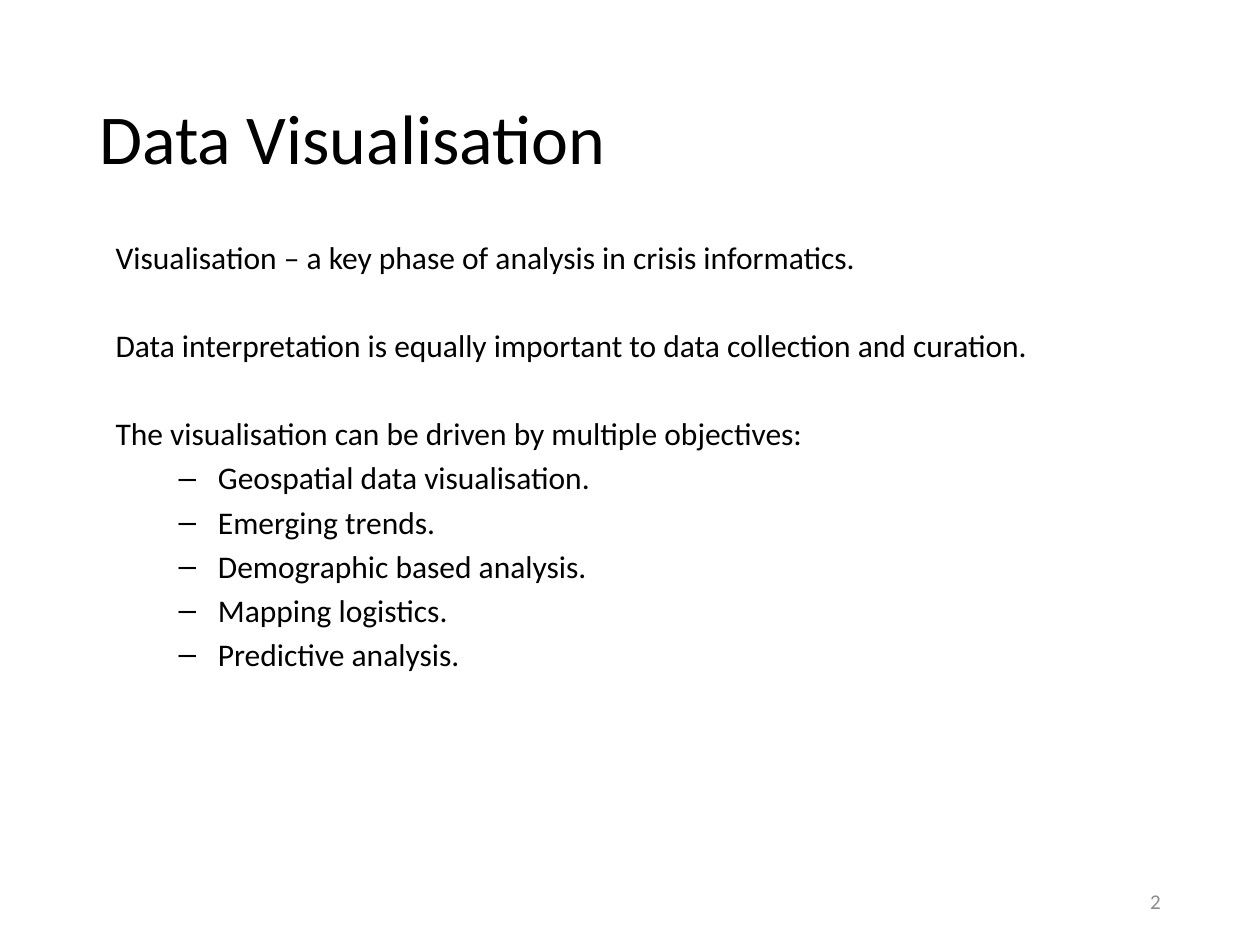
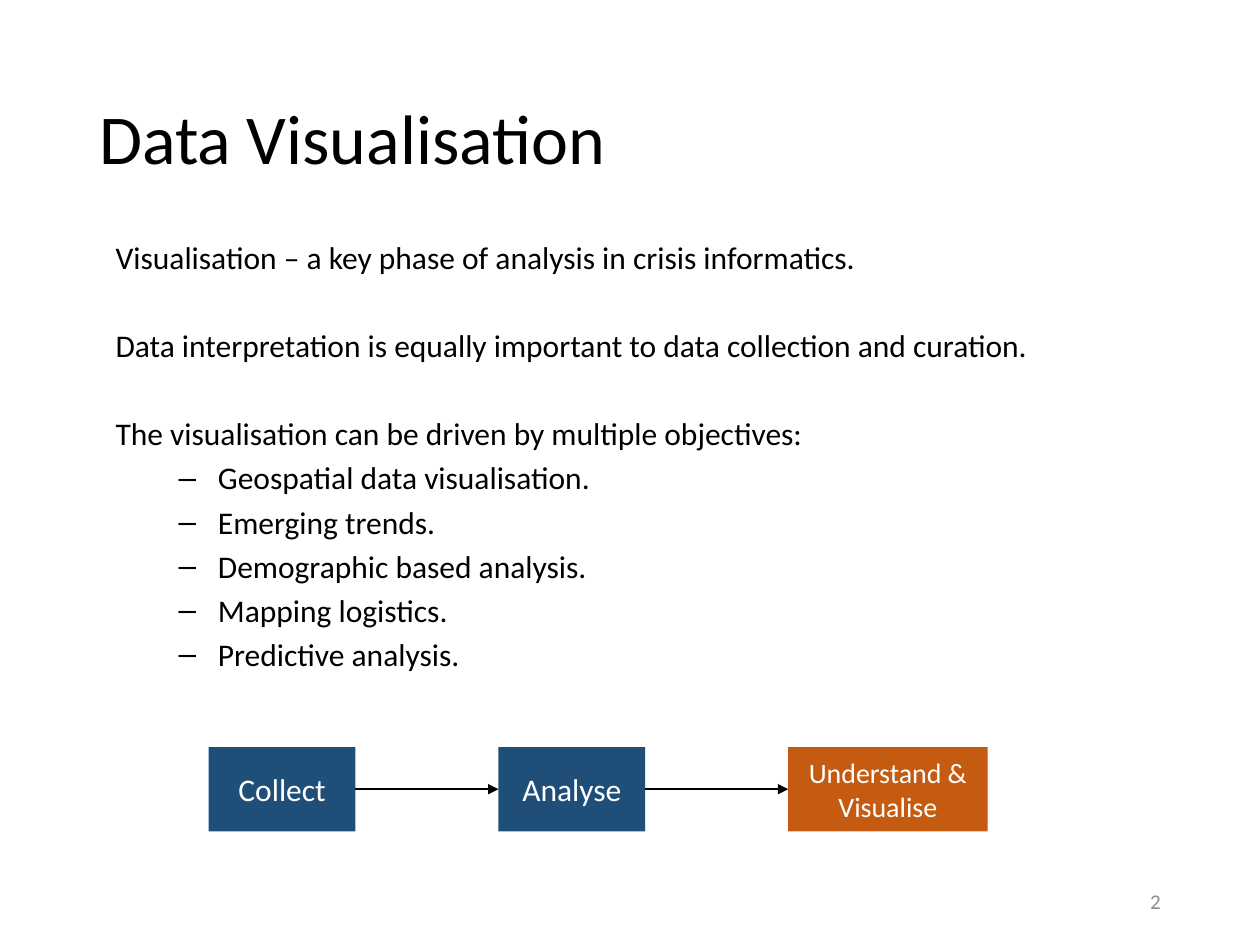
Before and after one commit to evhart/smasac-tutorial, a slide deck: slide 2 of slides/pptx/6-visualisation.pptx. Drawn at 1260x945 pixels with LibreOffice and Linux fonts; fonts in the diff are those of the drawing. Boxes give left, top, right and bottom in pixels: in the first picture for what was removed or moved away, otherwise in the second. Text is boxed around its words. In the diff, an @@ line names an element or a change of style, - is before the commit and + after.

```diff
--- a/slides/pptx/6-visualisation.pptx
+++ b/slides/pptx/6-visualisation.pptx
@@ rectangle added at (x1=209, y1=747, x2=355, y2=832), fill #1F4E79, 18 pt, text #FFFFFF @@
+Collect
@@ rectangle added at (x1=499, y1=747, x2=645, y2=832), fill #1F4E79, 18 pt, text #FFFFFF @@
+Analyse
@@ rectangle added at (x1=789, y1=747, x2=988, y2=832), fill #C55A11, 16 pt, text #FFFFFF @@
+Understand & Visualise
@@ arrow added from (355, 789) to (499, 789), #000000 1 pt @@
@@ arrow added from (645, 789) to (789, 789), #000000 1 pt @@
```
Also in this commit, not shown: 4 other slides changed, 4 slides added, 1 slide removed.
